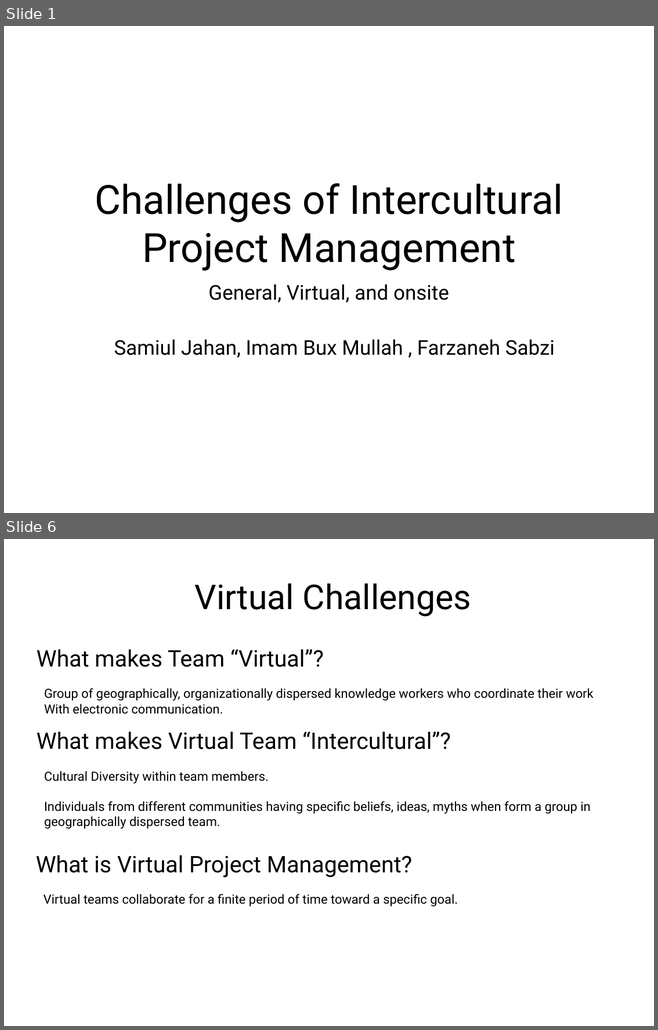
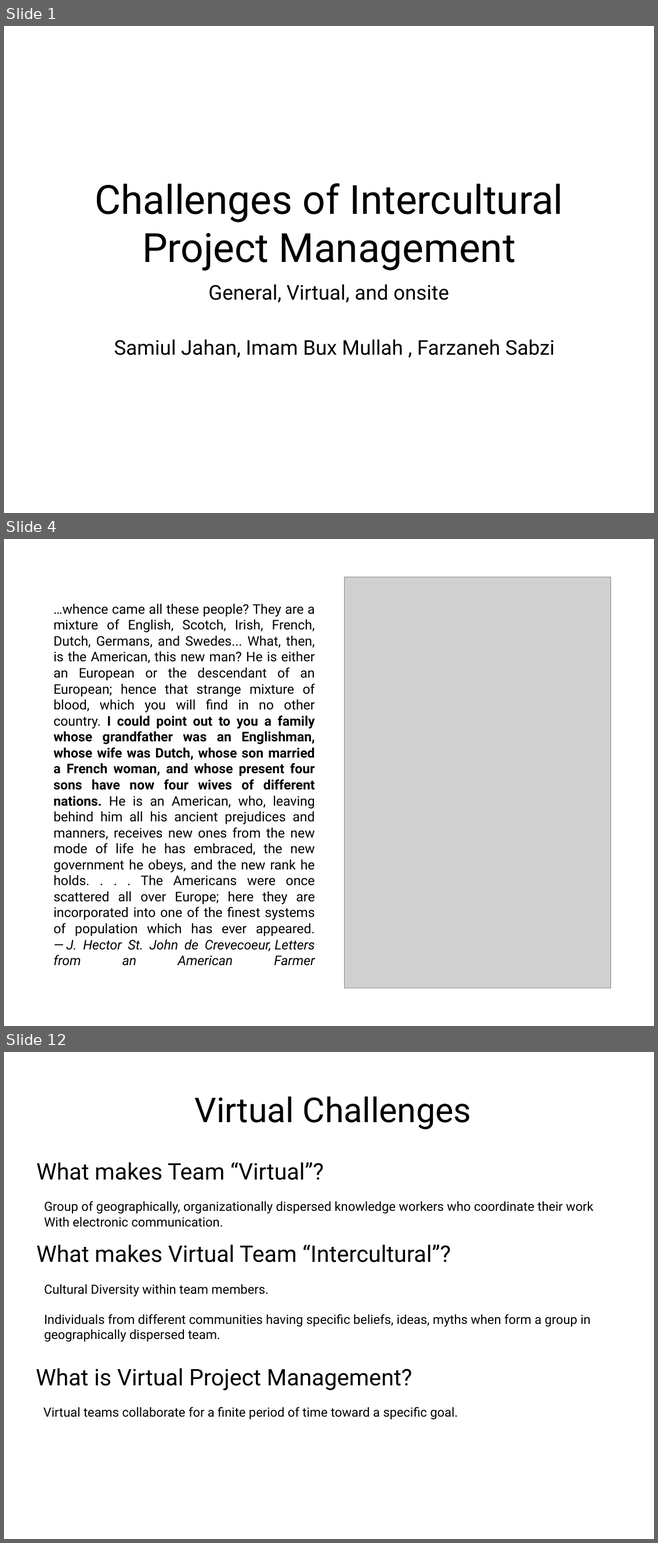
Before and after one commit to samiuljahan/IPM17, a slide deck: PPT.pptx. Shown one above the other, each under a label of ours: slides 1 and 6 before the commit, slides 1, 4 and 12 after it; the slides between them are not shown. The pictures are 658x1030 and 658x1543 pixels, drawn with LibreOffice and Linux fonts; fonts in the diff are those of the drawing; grey boxes stand for pictures. Boxes give left, top, right and bottom in pixels: in the first picture for what was removed or moved away, otherwise in the second. Text is boxed around its words. In the diff, an @@ line names an element or a change of style, - is before the commit and + after.

```diff
--- a/PPT.pptx
+++ b/PPT.pptx
@@ slide 4 added at (x1=4, y1=539, x2=654, y2=1026), background #FFFFFF @@
@@ picture added at (x1=344, y1=577, x2=610, y2=988) @@
@@ title added at (x1=53, y1=603, x2=315, y2=966), 21 pt, text #000000 @@
+…whence came all these people? They are a mixture of English, Scotch, Irish, French, Dutch, Germans, and Swedes... What, then, is the American, this new man? He is either an European or the descendant of an European; hence that strange mixture of blood, which you will find in no other country. I could point out to you a family whose grandfather was an Englishman, whose wife was Dutch, whose son married a French woman, and whose present four sons have now four wives of different nations. He is an American, who, leaving behind him all his ancient prejudices and manners, receives new ones from the new mode of life he has embraced, the new government he obeys, and the new rank he holds. . . . The Americans were once scattered all over Europe; here they are incorporated into one of the finest systems of population which has ever appeared.
+— J. Hector St. John de Crevecoeur, Letters from an American Farmer
@@ what was slide 6 is now slide 12 @@
```
Also in this commit, not shown: 3 slides changed, 6 other slides added, 1 slide removed.
